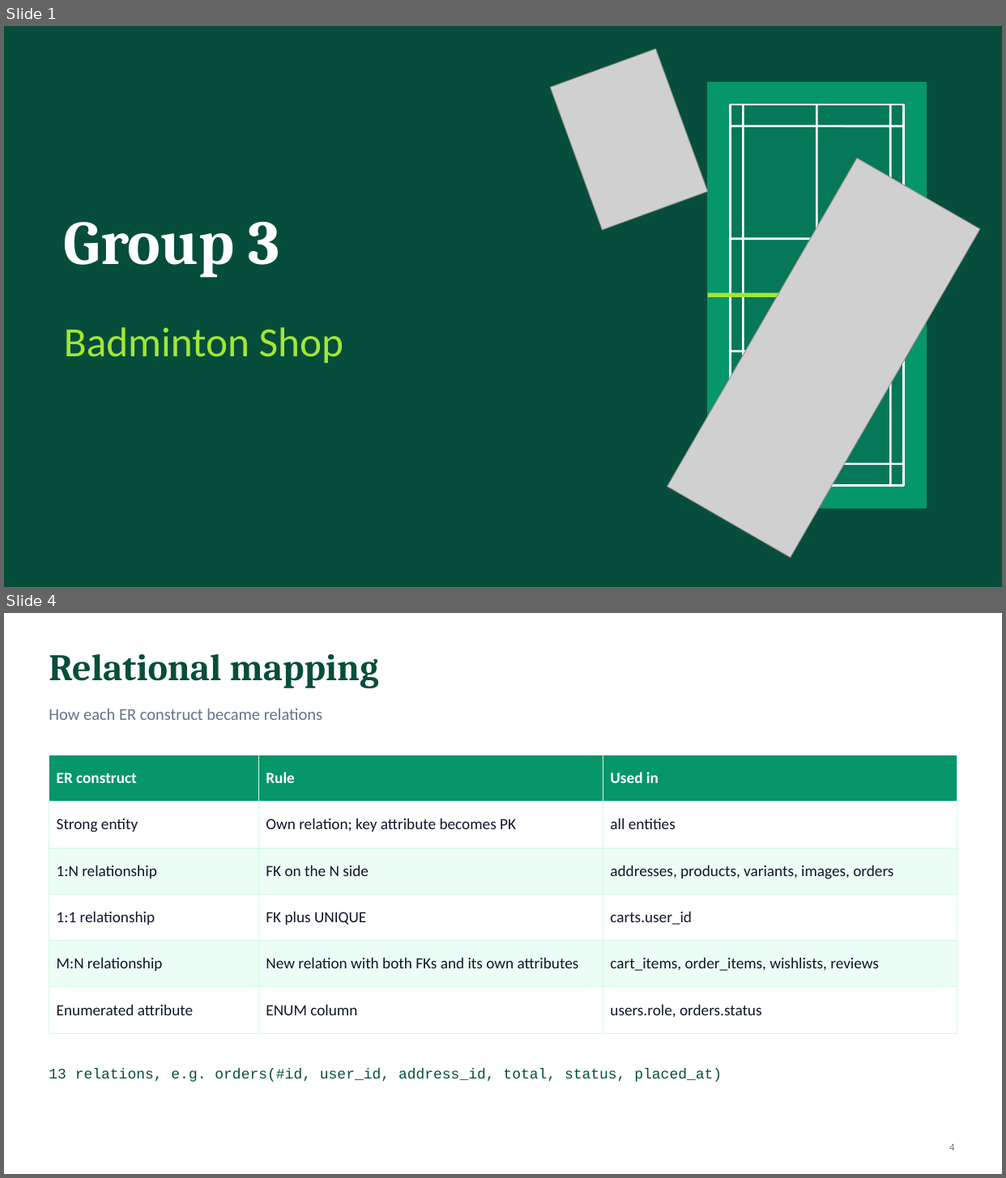
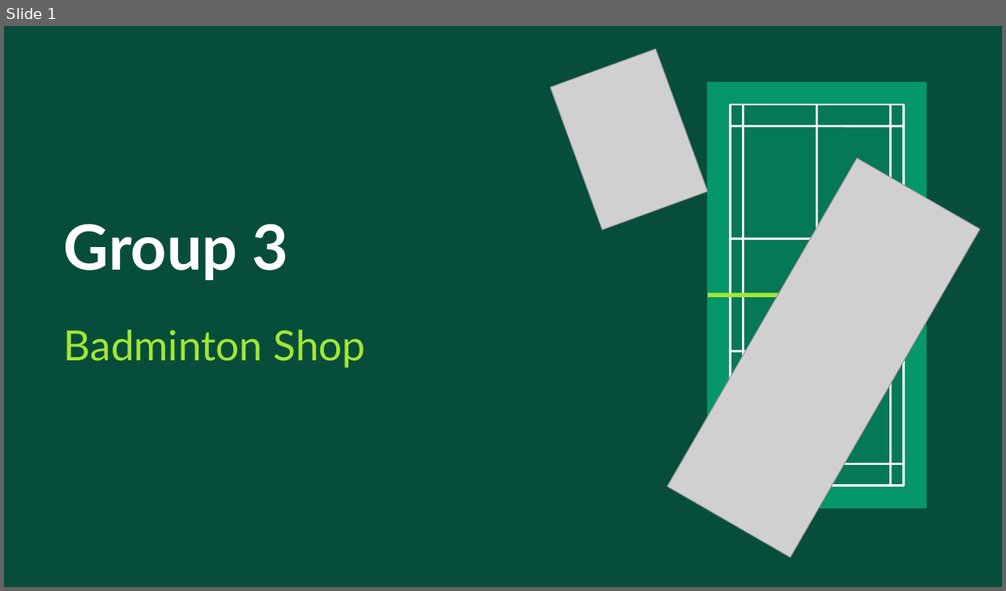
Before and after one commit to sriv95/261342-Database-Project, a slide deck: docs/smash-badminton-shop.pptx. Shown one above the other, each under a label of ours: slides 1 and 4 before the commit, slide 1 after it; the slides between them are not shown. The pictures are 1006x1178 and 1006x591 pixels, drawn with LibreOffice and Linux fonts; fonts in the diff are those of the drawing; grey boxes stand for pictures. Boxes give left, top, right and bottom in pixels: in the first picture for what was removed or moved away, otherwise in the second. Text is boxed around its words. In the diff, an @@ line names an element or a change of style, - is before the commit and + after.

Commit message:
Update presentation file for smash badminton shop

```diff
--- a/docs/smash-badminton-shop.pptx
+++ b/docs/smash-badminton-shop.pptx
@@ slide 4 removed at <box>4,613,1002,1174</box>, background #FFFFFF @@
@@ text removed at <box>49,654,379,688</box> @@
-Relational mapping
@@ text removed at <box>49,709,322,720</box> @@
-How each ER construct became relations
@@ table removed at <box>49,756,957,1033</box>, 6 rows, 3 columns @@
-ER construct | Rule | Used in
-Strong entity | Own relation; key attribute becomes PK | all entities
-1:N relationship | FK on the N side | addresses, products, variants, images, orders
-1:1 relationship | FK plus UNIQUE | carts.user_id
-M:N relationship | New relation with both FKs and its own attributes | cart_items, order_items, wishlists, reviews
-Enumerated attribute | ENUM column | users.role, orders.status
@@ text removed at <box>49,1068,722,1082</box> @@
-13 relations, e.g. orders(#id, user_id, address_id, total, status, placed_at)
@@ page number removed at <box>949,1144,954,1151</box> @@
-4
@@ slide 1 changed as well @@
@@ text "Group 3" at <box>64,224,289,280</box>: font Cambria to Lato; line spacing 1 to 1.15 @@
@@ text "Badminton Shop" at <box>64,330,366,368</box>: font Calibri to Lato; line spacing 1 to 1.15 @@
```
Also in this commit, not shown: 11 other slides changed, 19 slides added, 5 other slides removed.
